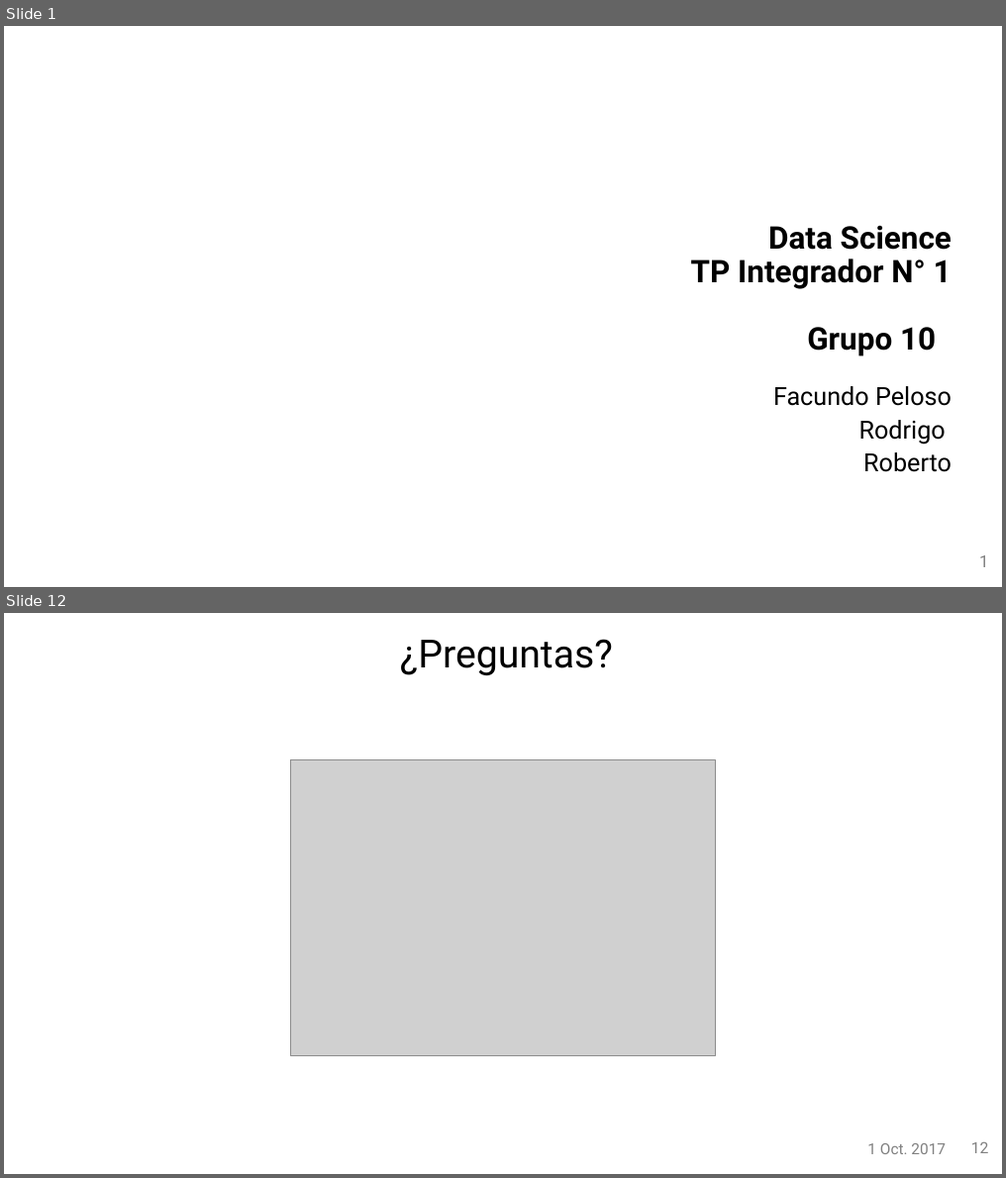
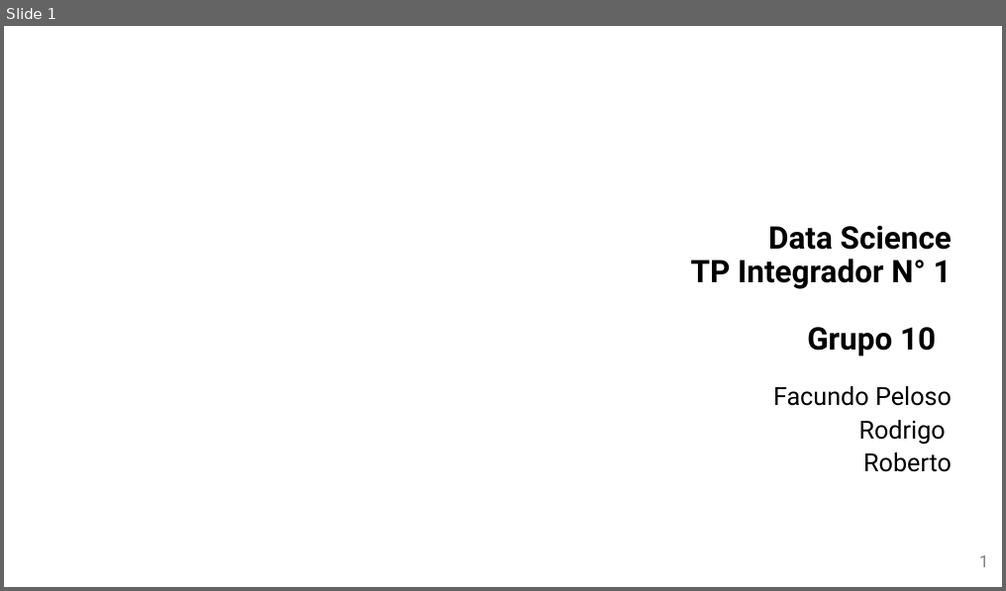
Before and after one commit to Facundo-Peloso/DH-TP-1---Grupo-10, a slide deck: Presentación/Presentación TP 1 - Grupo 10.pptx. Shown one above the other, each under a label of ours: slides 1 and 12 before the commit, slide 1 after it; the slides between them are not shown. The pictures are 1006x1178 and 1006x591 pixels, drawn with LibreOffice and Linux fonts; fonts in the diff are those of the drawing; grey boxes stand for pictures; background and template pictures are left out. Boxes give left, top, right and bottom in pixels: in the first picture for what was removed or moved away, otherwise in the second. Text is boxed around its words. In the diff, an @@ line names an element or a change of style, - is before the commit and + after.

```diff
--- a/Presentación/Presentación TP 1 - Grupo 10.pptx
+++ b/Presentación/Presentación TP 1 - Grupo 10.pptx
@@ slide 12 removed at [4,613,1002,1174], background picture (left out) @@
@@ title removed at [400,639,613,675] @@
-¿Preguntas?
@@ picture removed at [291,760,715,1057] @@
@@ text removed at [867,1144,945,1155] @@
-1 Oct. 2017
@@ page number removed at [971,1143,989,1154] @@
-12
```
Also in this commit, not shown: 2 slides changed, 16 slides added, 9 other slides removed.
